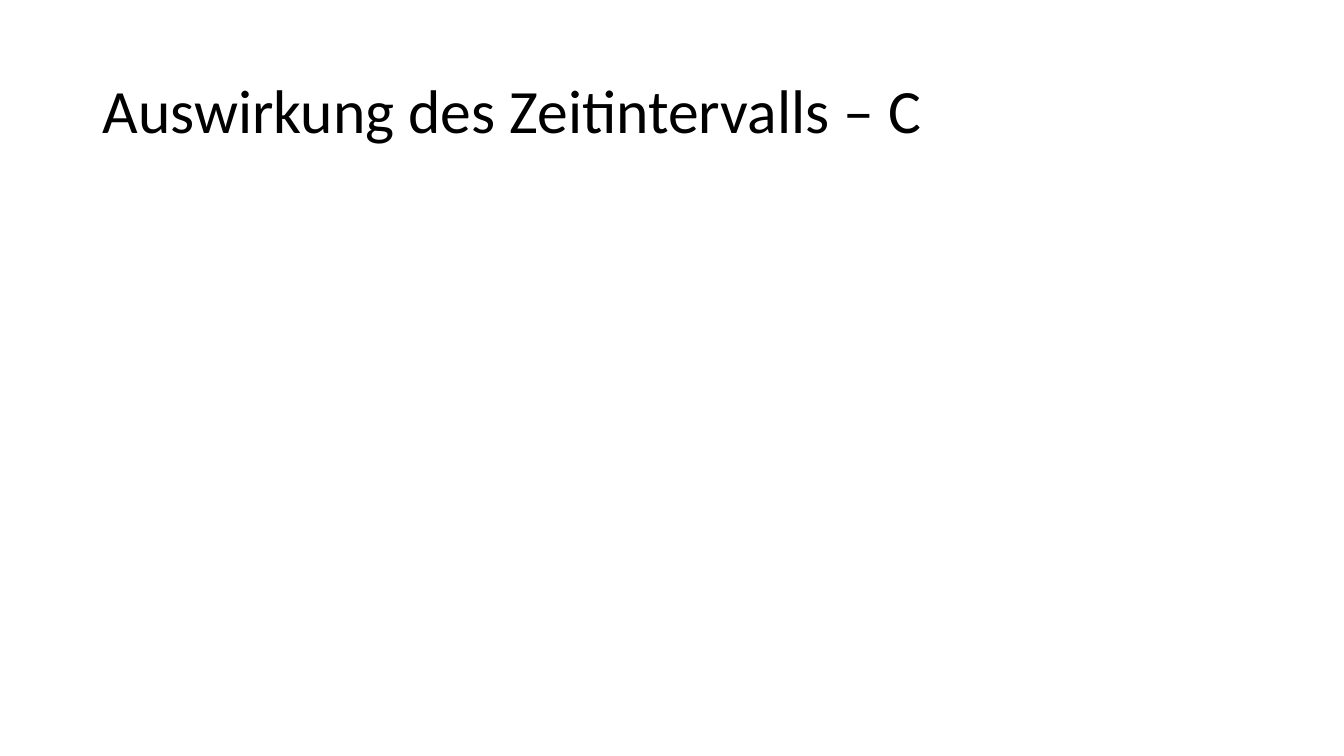
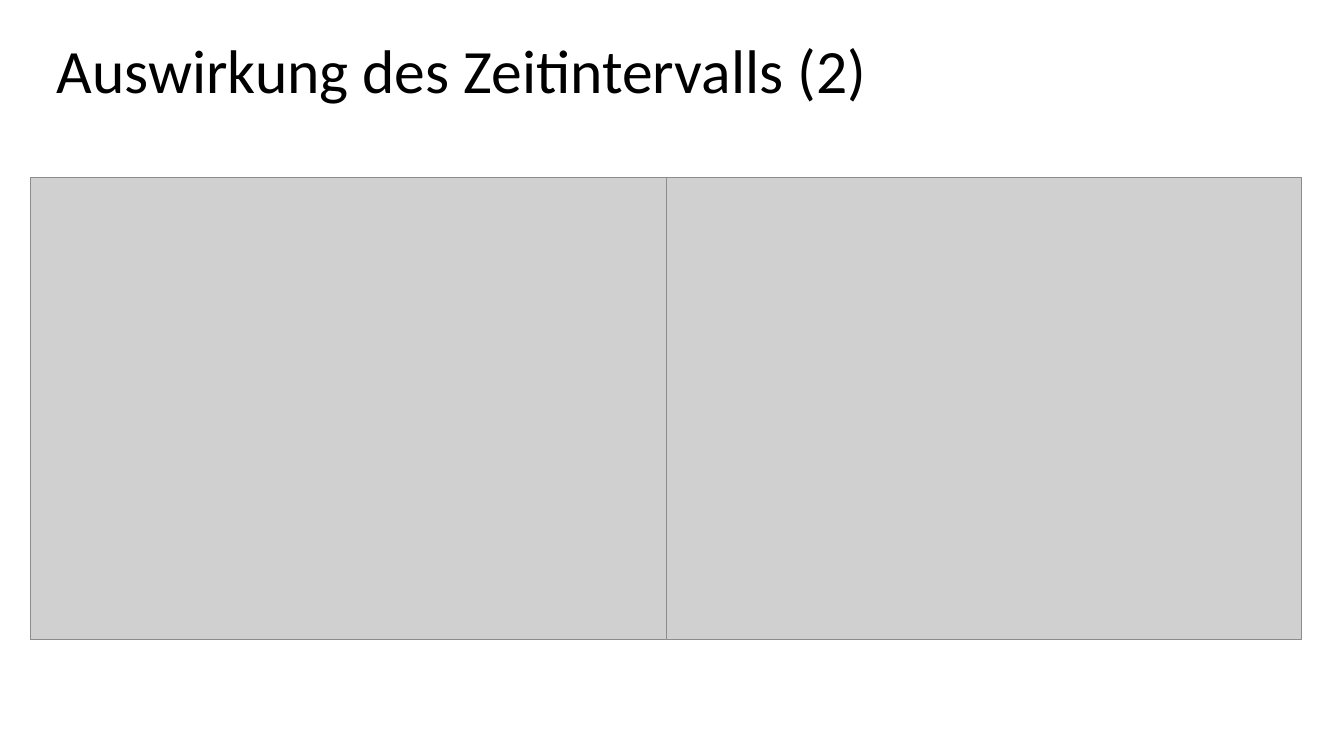
Before and after one commit to ZeraPain/MQTT-Benchmark, a slide deck: slide 8 of documents/MQTT-Benchmark.pptx. Drawn at 1344x756 pixels with LibreOffice and Linux fonts; fonts in the diff are those of the drawing; grey boxes stand for pictures; background and template pictures are left out. Boxes give left, top, right and bottom in pixels: in the first picture for what was removed or moved away, otherwise in the second. Text is boxed around its words. In the diff, an @@ line names an element or a change of style, - is before the commit and + after.

```diff
--- a/documents/MQTT-Benchmark.pptx
+++ b/documents/MQTT-Benchmark.pptx
@@ title at (57,48,867,104): text changed @@
-Auswirkung des Zeitintervalls – C
+Auswirkung des Zeitintervalls (2)
@@ picture added at (30,177,666,639) @@
@@ picture added at (666,177,1303,639) @@
```
Also in this commit, not shown: 3 other slides changed, 2 slides added, 2 slides removed, 7 other files.
